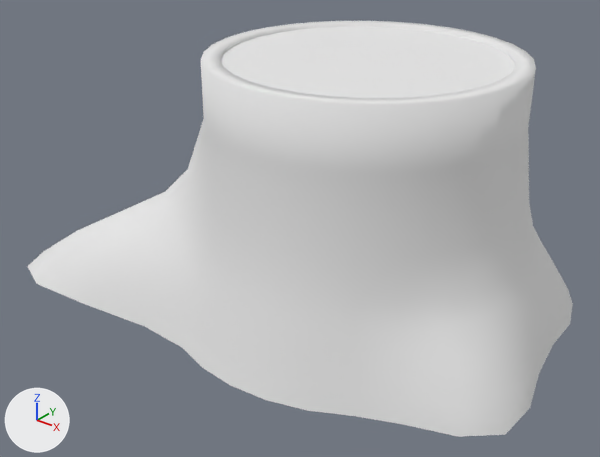
The FBX model Assets/Models/tree_stump.fbx, before and after one commit.
Rendered twice from a camera (50 mm lens) standing at (-45.18, -4.17, 2.96) and looking at (-48.35, -0.21, 0.5). The axes (+X, +Y, +Z) are drawn at lower left. The lights are the same throughout. Where no turn or scale is listed for an object, it has been applied to the vertices.

The scene before the commit, as lines of its bpy script (objects in view):
```python
me_cylinder_007 = bpy.data.meshes.new('Cylinder.007')
me_cylinder_007.from_pydata(...)  # 352 vertices, 321 faces; spans x -2.18..1.46, y -1.3..1.3, z 0.0..1.7
# faces by material slot: [1, 320]
me_cylinder_007.materials.append(mat_wood_rings)  # white #e7e7e7
me_cylinder_007.materials.append(mat_pine_bark_stump)  # white #e7e7e7
ob_stump = bpy.data.objects.new('stump', me_cylinder_007)
ob_stump.location = (-48.0, 0.0, 0.0)
```
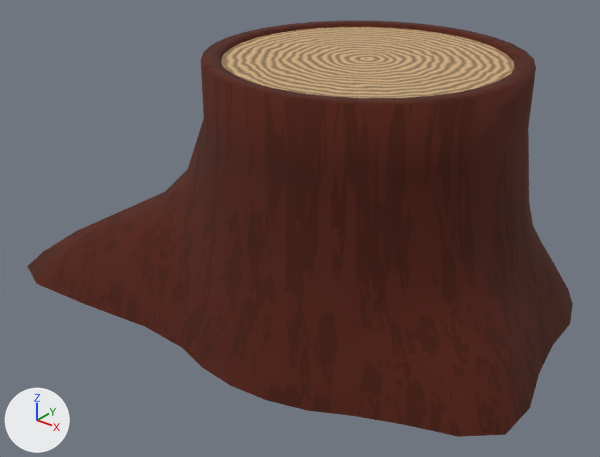
Location of each change, [x1, y1, x2, y2] in pixels of the pictures (600 x 457 px):
part 1 of me_cylinder_007, recoloured (white to brown)
    both: [221, 27, 515, 98]
part 2 of me_cylinder_007, recoloured (grey to red)
    both: [27, 21, 573, 437]

Edits to the bpy script that builds the scene:
```text
Add img_tree_stump_png:
    img_tree_stump_png = load_image('tree_stump.png', '../Textures/trees/tree_stump.png', 1024, 1024, 'sRGB')
Add mat_tree_stump:
    mat_tree_stump = principled_material('tree_stump')
    mat_tree_stump.texture = img_tree_stump_png
    mat_tree_stump.roughness = 1.0
Change me_cylinder_007:
    where me_cylinder_007.from_pydata(...)  # 352 vertices, 321 faces; spans x -2.18..1.46, y -1.3..1.3, z 0.0..1.7
    used by ob_stump; location = (-48.0, 0.0, 0.0)
    me_cylinder_007 part 1: all 1 face that had it switch from mat_wood_rings (white #e7e7e7) to mat_tree_stump (picture img_tree_stump_png)
    me_cylinder_007 part 2: all 320 faces that had it switch from mat_pine_bark_stump (white #e7e7e7) to mat_tree_stump (picture img_tree_stump_png)
```
